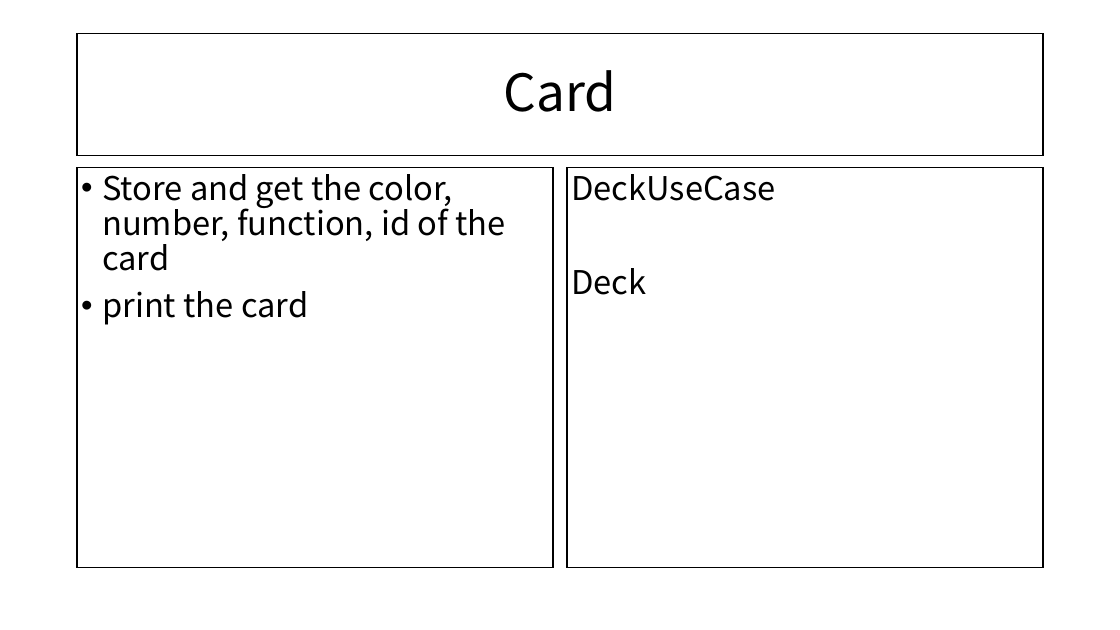
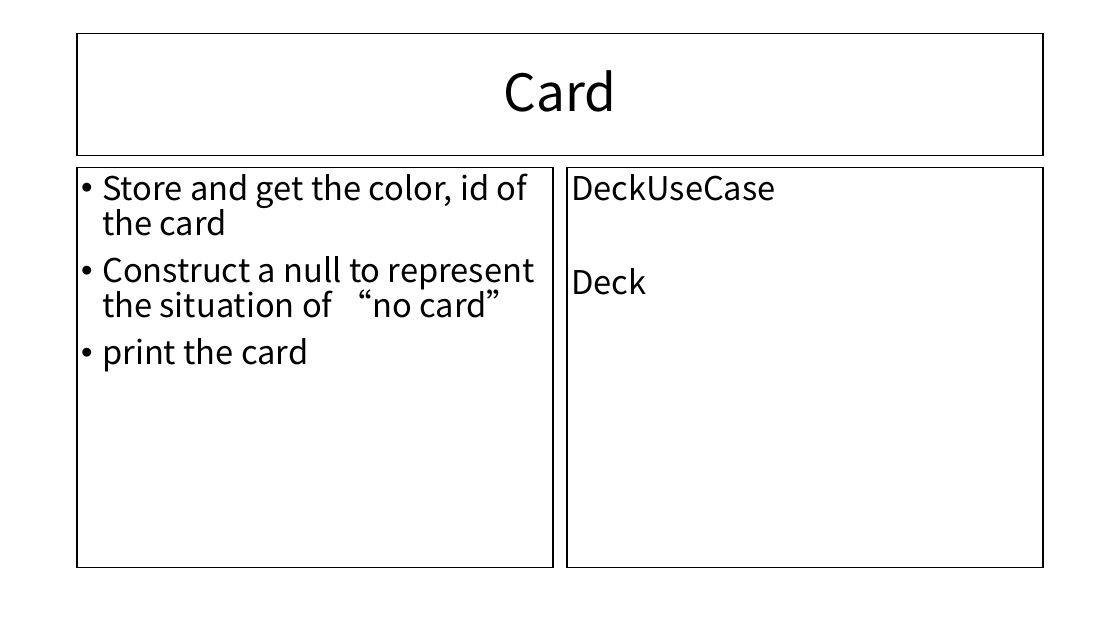
Before and after one commit to CSC207-UofT/course-project-bugwatcher_group036, a slide deck: slide 8 of phase0/CRC MODEL.pptx. Drawn at 1120x630 pixels with LibreOffice and Linux fonts; fonts in the diff are those of the drawing. Boxes give left, top, right and bottom in pixels: in the first picture for what was removed or moved away, otherwise in the second. Text is boxed around its words. In the diff, an @@ line names an element or a change of style, - is before the commit and + after.

```diff
--- a/phase0/CRC MODEL.pptx
+++ b/phase0/CRC MODEL.pptx
@@ text at box(102, 167, 535, 318): text changed @@
-• Store and get the color, number, function, id of the card
+• Store and get the color, id of the card
+• Construct a null to represent the situation of “no card”
```
Also in this commit, not shown: 2 slides added, 4 other files.
